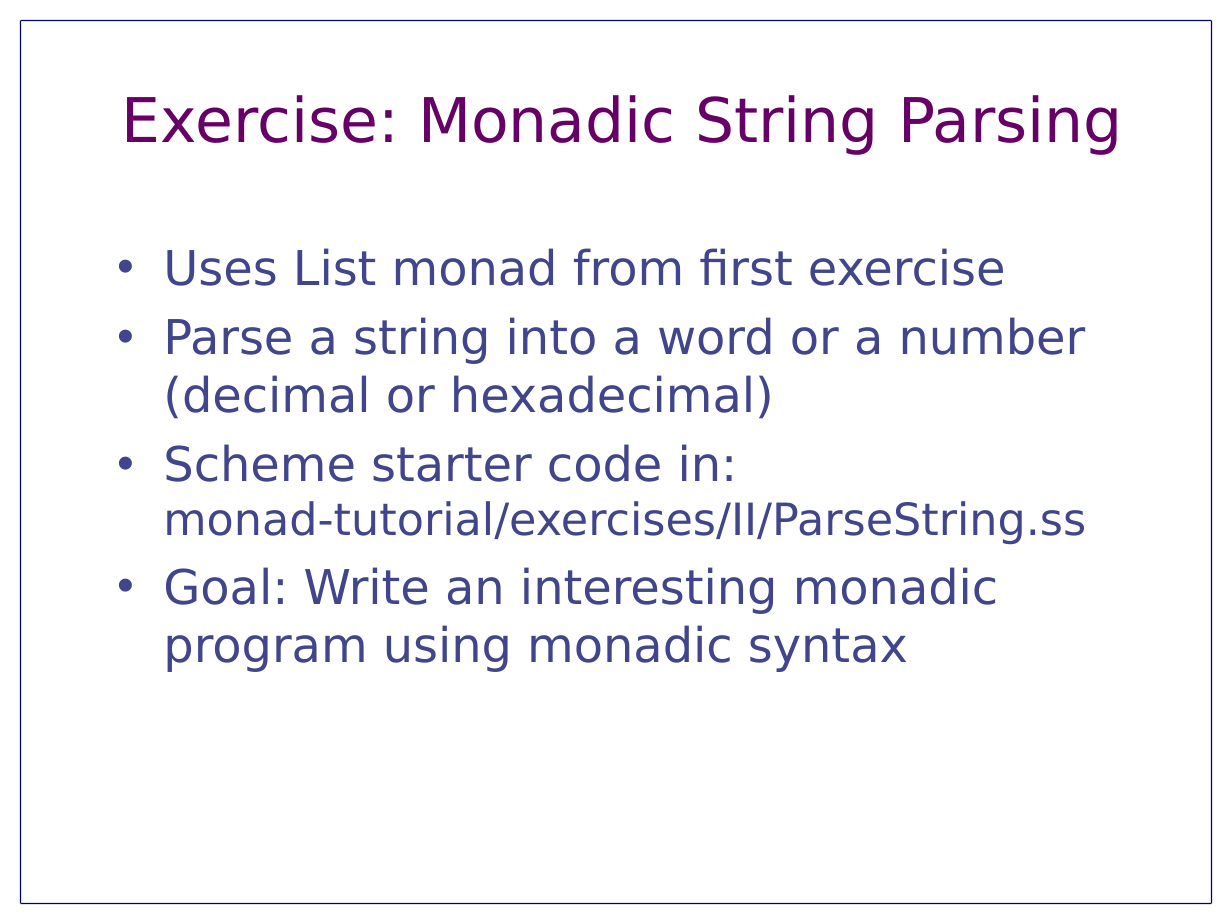
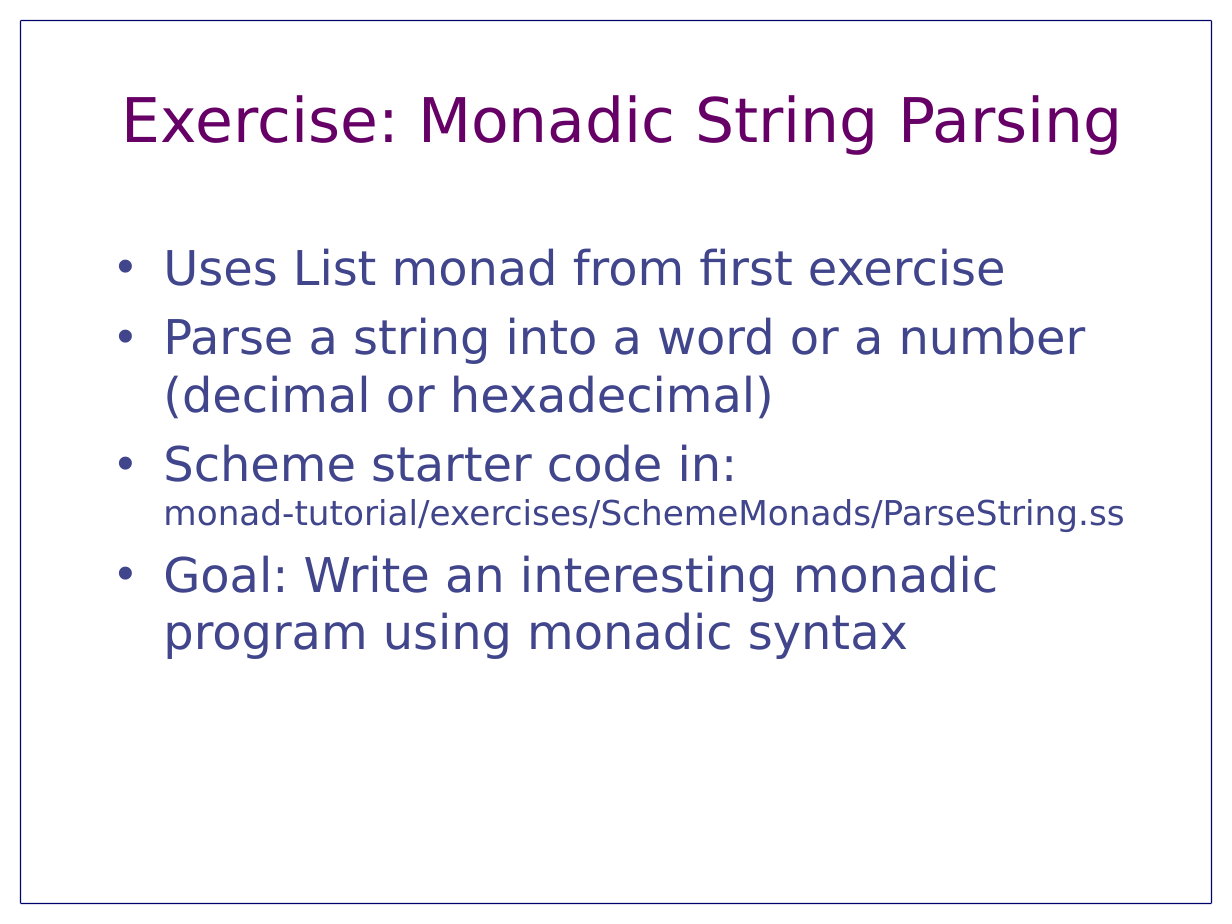
Before and after one commit to jnewbern/monad-tutorial, a slide deck: slide 9 of slides/SectionTwo.odp. Drawn at 1232x924 pixels with LibreOffice and Linux fonts; fonts in the diff are those of the drawing. Boxes give left, top, right and bottom in pixels: in the first picture for what was removed or moved away, otherwise in the second. Text is boxed around its words. In the diff, an @@ line names an element or a change of style, - is before the commit and + after.

Commit message:
Polish tutorial slides a little more

```diff
--- a/slides/SectionTwo.odp
+++ b/slides/SectionTwo.odp
@@ text at (163, 444, 1124, 532): text changed; size 26 to 20 pt @@
-• Scheme starter code in:
-  monad-tutorial/exercises/II/ParseString.ss
+• Scheme starter code in:
+  monad-tutorial/exercises/SchemeMonads/ParseString.ss
```
Also in this commit, not shown: 5 other slides changed, 3 other files.
